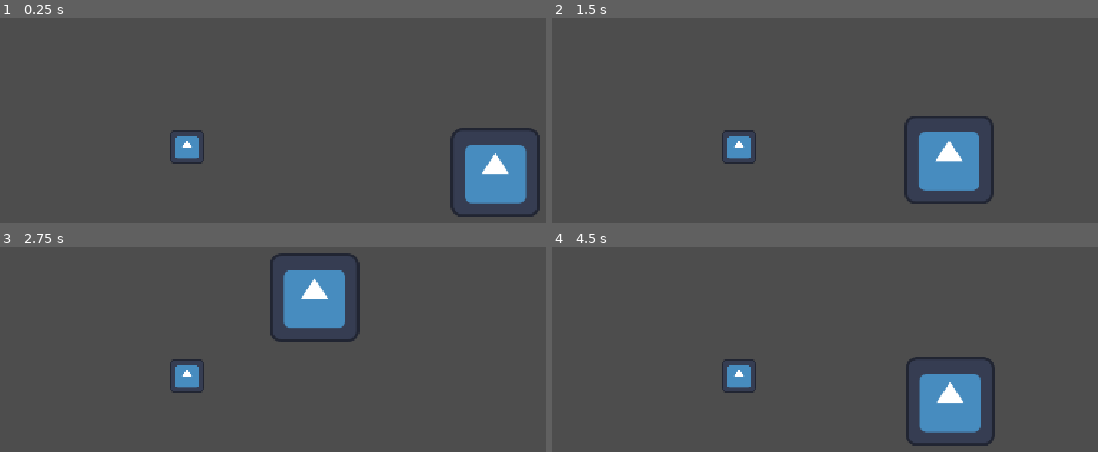
Above: before the commit, frames 1-4 (two rows, left to right).
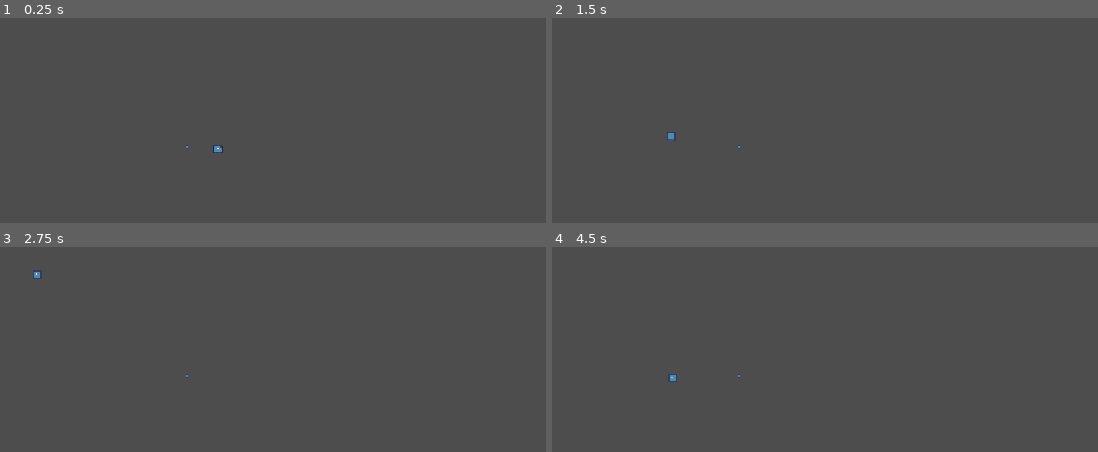
Above: after the commit, the same moments.

Repository: VoidCast00/GameJam_2026
Game: Godot game, scene res://scenes/main/game.tscn
The game is run twice, just before and just after one commit, with the same random seed, the same clock (stepped at 60 frames per second) and the same inputs. The engine's default icon, where the game draws it, is replaced by a stand-in: a white triangle on a blue panel in a dark square.
Inputs:
- Up to frame 1 (0.25 s): no input
- Up to frame 2 (1.5 s): tap Enter at 0.5 s; hold D (right) 0.53-1.28 s; hold S (down) from 1.28 s (still down)
- Up to frame 3 (2.75 s): release S (down) at 2.03 s; hold D (right) from 2.03 s (still down)
- Up to frame 4 (4.5 s): release D (right) at 2.78 s; hold W (up) 2.78-3.53 s; hold A (left) from 3.53 s (still down)

The runs differ from the first frame. In frame 1, 5.0% of the frame differs, in the area x 31-99%, y 53-98%; in frame 2, 4.7%; in frame 3, 4.9%; in frame 4, 4.9%.

Commit message:
basic wolrd generator plus automatic train

Diff:
--- /dev/null
+++ b/scenes/caveGenerator/gameHandler.gd
@@ -0,0 +1,16 @@
+extends Node
+
+@export var caveNoise: NoiseTexture2D
+@export var caveTilemap: TileMapLayer
+const MAP_SIZE =  700
+
+func _ready() -> void:
+	for x in range(-(MAP_SIZE/2),(MAP_SIZE/2), 1):
+		for y in range(-(MAP_SIZE/2),(MAP_SIZE/2), 1):
+			if caveNoise.noise.get_noise_2d(x,y) > 0:
+				caveTilemap.set_cell(Vector2(x,y),0, Vector2i(1,1))
+
+
+# Called every frame. 'delta' is the elapsed time since the previous frame.
+func _process(delta: float) -> void:
+	pass
--- a/scenes/main/game.tscn
+++ b/scenes/main/game.tscn
@@ -3,6 +3,19 @@
 [ext_resource type="PackedScene" uid="uid://dcbh3t1vcddv8" path="res://scenes/player/player.tscn" id="1_ma5rq"]
 [ext_resource type="Script" uid="uid://ccoeuwkyb0cbq" path="res://scenes/main/gameHandler.gd" id="2_e3dby"]
 [ext_resource type="Texture2D" uid="uid://djtja7xynnqrg" path="res://assets/icon.svg" id="2_gsayk"]
+[ext_resource type="Script" uid="uid://dpvdyqogqjqu8" path="res://scenes/caveGenerator/gameHandler.gd" id="3_gsayk"]
+
+[sub_resource type="Gradient" id="Gradient_kjrfb"]
+interpolation_mode = 1
+offsets = PackedFloat32Array(0, 0.5)
+
+[sub_resource type="FastNoiseLite" id="FastNoiseLite_0rn35"]
+noise_type = 0
+fractal_octaves = 2
+
+[sub_resource type="NoiseTexture2D" id="NoiseTexture2D_em1bs"]
+noise = SubResource("FastNoiseLite_0rn35")
+color_ramp = SubResource("Gradient_kjrfb")
 
 [node name="Game" type="Node2D" unique_id=1476364967]
 
@@ -20,6 +33,11 @@
 
 [node name="TileMapLayer" type="TileMapLayer" parent="World/Static" unique_id=737530197]
 
+[node name="WorldGenerator" type="Node" parent="World/Static" unique_id=1190584267 node_paths=PackedStringArray("caveTilemap")]
+script = ExtResource("3_gsayk")
+caveNoise = SubResource("NoiseTexture2D_em1bs")
+caveTilemap = NodePath("../TileMapLayer")
+
 [node name="UI" type="Control" parent="." unique_id=383421448]
 layout_mode = 3
 anchors_preset = 0
--- a/scenes/player/player.gd
+++ b/scenes/player/player.gd
@@ -1,6 +1,6 @@
 extends CharacterBody2D
 
-@export var speed = 200
+@export var speed = 2000
 @export var friction = 0.4
 @export var acceleration = 0.1
 
--- a/scenes/player/player.tscn
+++ b/scenes/player/player.tscn
@@ -18,3 +18,4 @@
 texture = ExtResource("2_dovo2")
 
 [node name="Camera" type="Camera2D" parent="." unique_id=1609676840]
+zoom = Vector2(0.1, 0.1)
--- a/scripts/autoload/global.gd
+++ b/scripts/autoload/global.gd
@@ -1,11 +1 @@
 extends Node
-
-
-# Called when the node enters the scene tree for the first time.
-func _ready() -> void:
-	pass # Replace with function body.
-
-
-# Called every frame. 'delta' is the elapsed time since the previous frame.
-func _process(delta: float) -> void:
-	pass
Binary file added: scenes/caveGenerator/CaveTileMap.png
Not shown, added: scenes/caveGenerator/CaveTileMap.png.import
Not shown, added: scenes/caveGenerator/gameHandler.gd.uid
